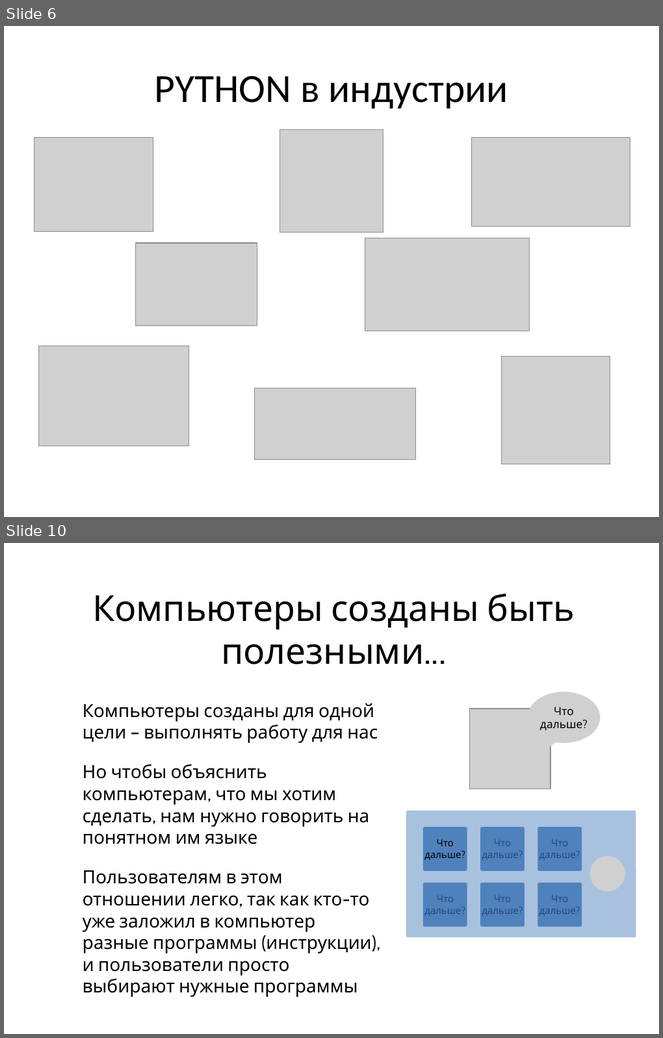
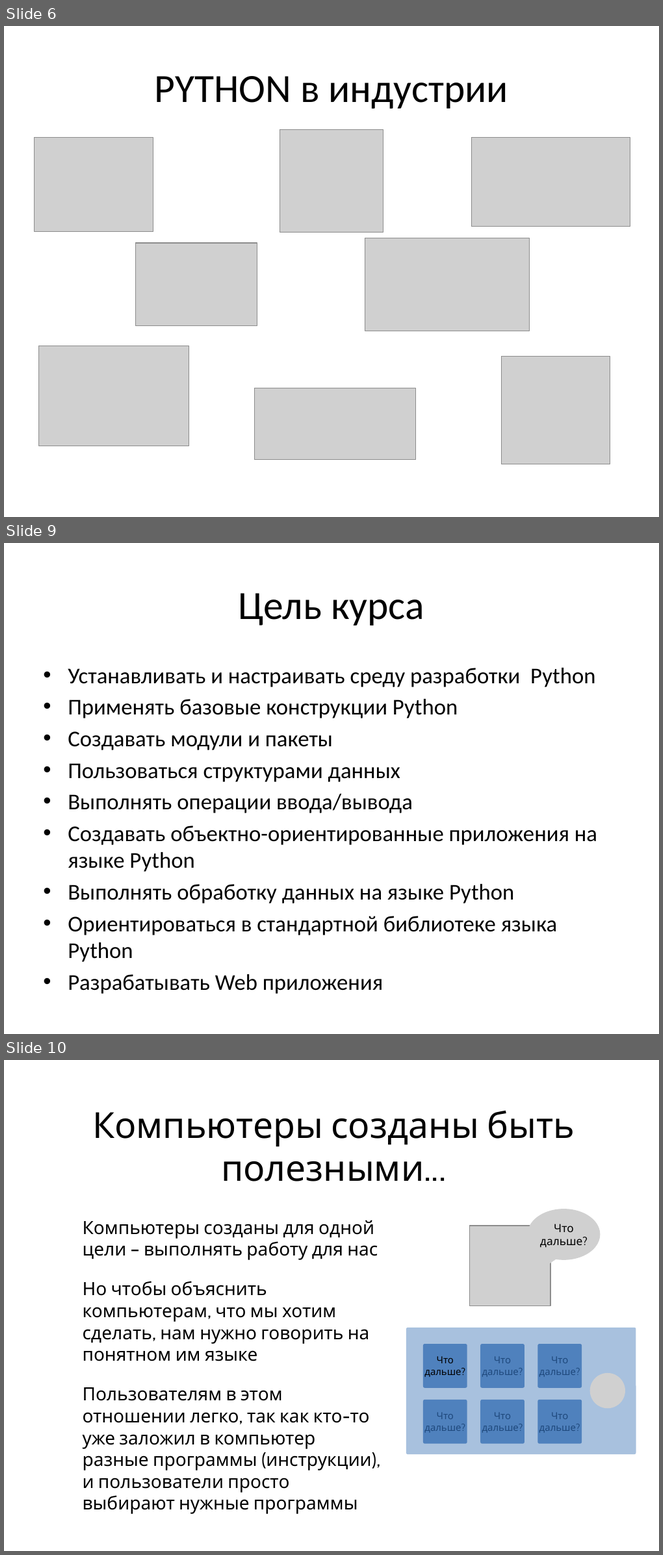
Before and after one commit to maxchv/LearnPython, a slide deck: week01/01.PythonIntroduction.pptx. Shown one above the other, each under a label of ours: slides 6 and 10 before the commit, slides 6, 9 and 10 after it; the slides between them are not shown. The pictures are 663x1038 and 663x1555 pixels, drawn with LibreOffice and Linux fonts; fonts in the diff are those of the drawing; grey boxes stand for pictures. Boxes give left, top, right and bottom in pixels: in the first picture for what was removed or moved away, otherwise in the second. Text is boxed around its words. In the diff, an @@ line names an element or a change of style, - is before the commit and + after.

```diff
--- a/week01/01.PythonIntroduction.pptx
+++ b/week01/01.PythonIntroduction.pptx
@@ slide 9 added at box(4, 543, 659, 1034), background #FFFFFF @@
@@ title added at box(238, 593, 425, 626), 44 pt, text #000000 @@
+Цель курса
@@ text added at box(68, 668, 597, 994), 24.8 pt, text #000000 @@
+• Устанавливать и настраивать среду разработки Python
+• Применять базовые конструкции Python
+• Создавать модули и пакеты
+• Пользоваться структурами данных
+• Выполнять операции ввода/вывода
+• Создавать объектно-ориентированные приложения на языке Python
+• Выполнять обработку данных на языке Python
+• Ориентироваться в стандартной библиотеке языка Python
+• Разрабатывать Web приложения
```
Also in this commit, not shown: 1 slide changed, 20 slides removed, 2 other files.
